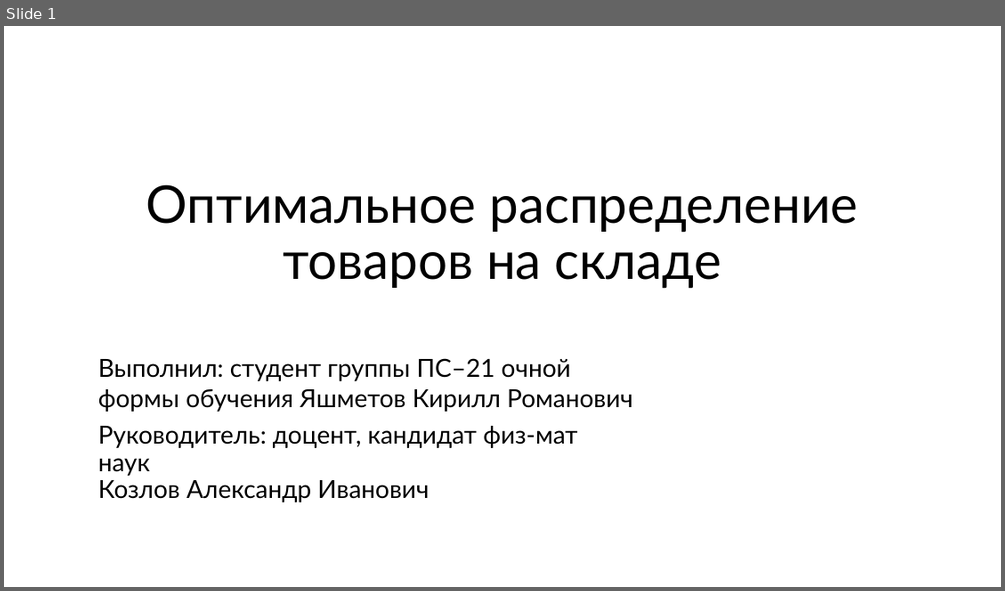
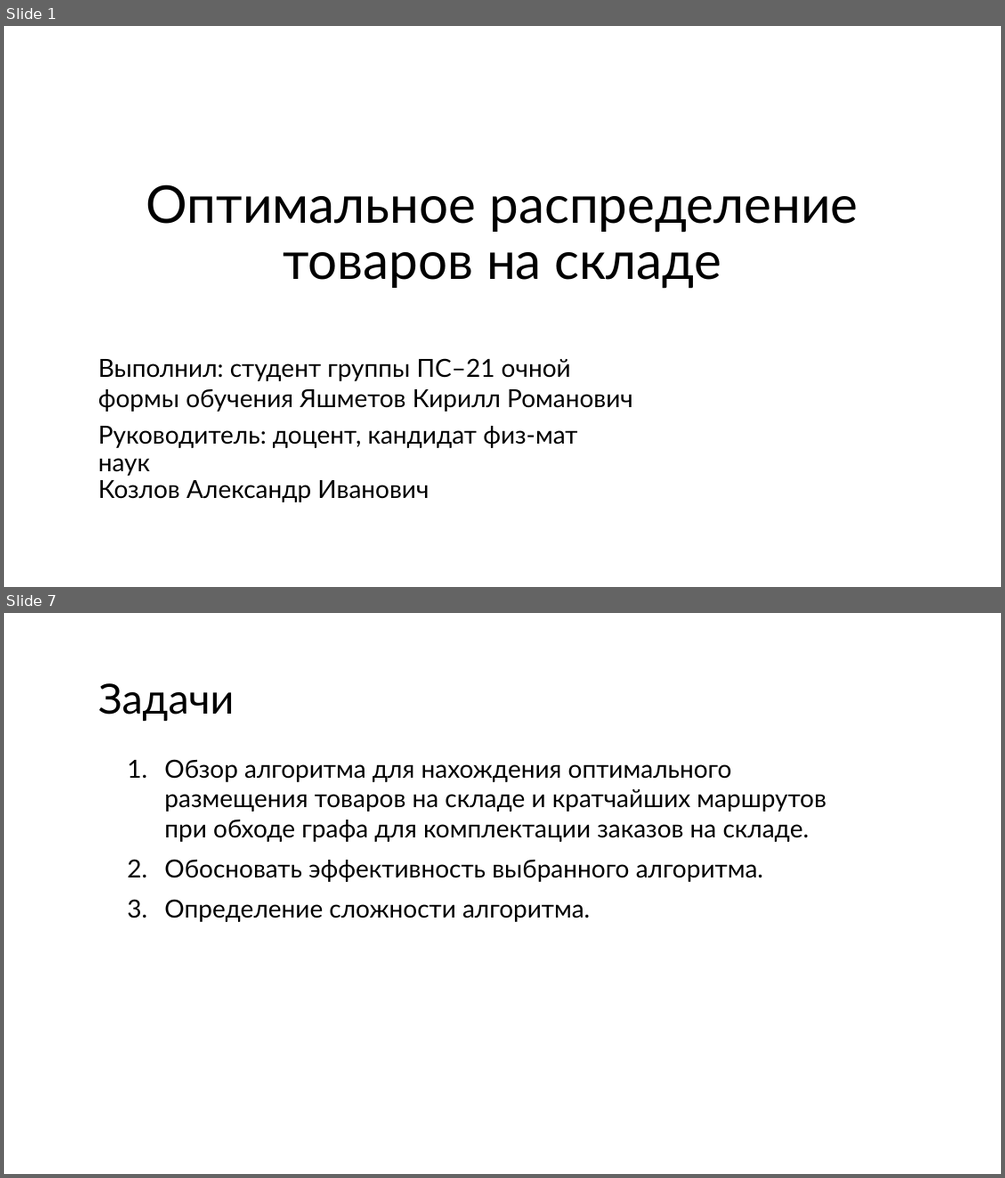
Before and after one commit to w1ldhoneyp1e/goods-distribution-warehouse, a slide deck: presentation.pptx. Shown one above the other, each under a label of ours: slide 1 before the commit, slides 1 and 7 after it; the slides between them are not shown. The pictures are 1005x591 and 1005x1178 pixels, drawn with LibreOffice and Linux fonts; fonts in the diff are those of the drawing. Boxes give left, top, right and bottom in pixels: in the first picture for what was removed or moved away, otherwise in the second. Text is boxed around its words. In the diff, an @@ line names an element or a change of style, - is before the commit and + after.

```diff
--- a/presentation.pptx
+++ b/presentation.pptx
@@ slide 7 added at (4,613,1001,1174), background #FFFFFF @@
@@ title added at (98,683,234,721), 40 pt, text #000000 @@
+Задачи
@@ text added at (164,759,825,922), 24 pt, text #000000 @@
+1. Обзор алгоритма для нахождения оптимального размещения товаров на складе и кратчайших маршрутов
+   при обходе графа для комплектации заказов на складе.
+2. Обосновать эффективность выбранного алгоритма.
+3. Определение сложности алгоритма.
```
Also in this commit, not shown: 16 slides changed, 22 other slides added, 3 slides removed, 29 other files.
